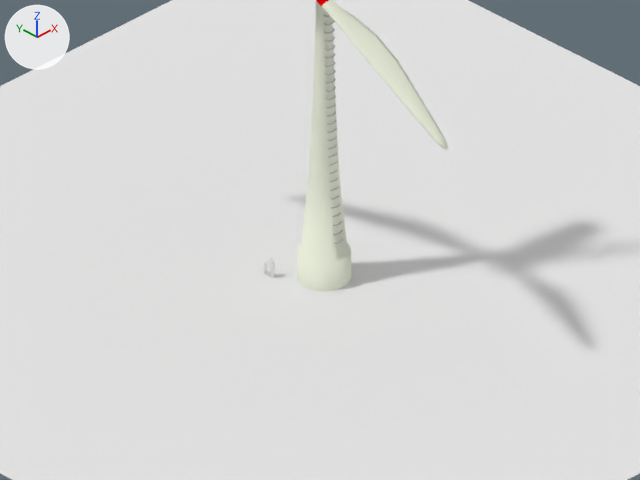
The Blender file trunk/data/models/windpower2.blend: old version first, new version second.
Camera for both pictures: the file's camera 'Camera'. Lighting does not change. The marker at upper left points along +X, +Y and +Z.

The scene before the commit, as lines of its bpy script (objects in view):
```python
me_cylinder_002 = bpy.data.meshes.new('Cylinder.002')
me_cylinder_002.from_pydata(...)  # 209 vertices, 208 faces; spans x -0.51..0.51, y -0.51..1.26, z -0.77..11.81
me_cylinder_002.polygons.foreach_set('use_smooth', [True] * 208)
# faces by material slot: [192, 16]
me_cylinder_002.materials.append(mat_windmillwhite)  # white #eef2df
me_cylinder_002.materials.append(mat_redband)  # red #ff0000
me_mesh = bpy.data.meshes.new('Mesh')
me_mesh.from_pydata(...)  # 144 vertices, 128 faces; spans x -1.09..1.09, y -1.09..1.09, z -14.45..0.04
me_mesh.polygons.foreach_set('use_smooth', [True] * 128)
me_mesh.materials.append(mat_windmillwhite)  # white #eef2df
me_plane = bpy.data.meshes.new('Plane')
me_plane.from_pydata([(5.0, 5.0, 0.0), (5.0, -5.0, 0.0), (-5.0, -5.0, 0.0), (-5.0, 5.0, 0.0)], [], [(0, 3, 2, 1)])
me_plane.materials.append(mat_material_001)  # white #e7e7e7
ob_cylinder_002 = bpy.data.objects.new('Cylinder.002', me_cylinder_002)
ob_cylinder_002.location = (-1.44, -0.85, 14.64)
ob_cylinder_002.rotation_euler = (-3.142, 1.047, -4.712)  # degrees (-180, 60, -270)
ob_cylinder_002.scale = (0.759, 0.759, 0.759)
ob_mesh = bpy.data.objects.new('Mesh', me_mesh)
ob_mesh.location = (0.23, 0.0, 14.39)
ob_plane = bpy.data.objects.new('Plane', me_plane)
ob_plane.location = (0.0, 0.0, 0.0)
ob_plane.rotation_euler = (0.0, 0.0, -1.571)  # degrees (0, 0, -90)
ob_plane.scale = (4.0, 4.0, 4.0)
```
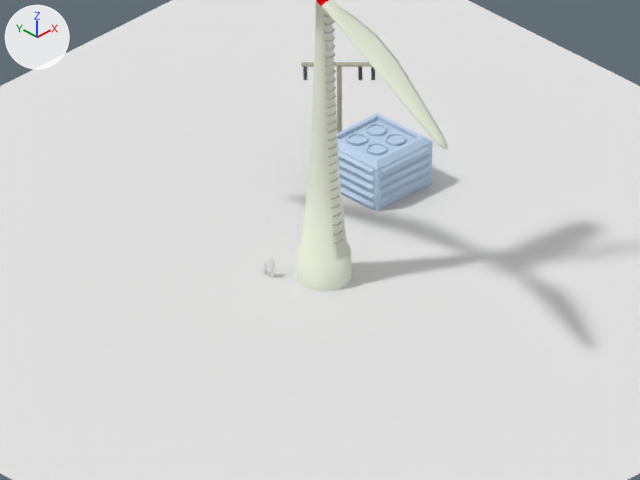
Changed parts and their boxes [x1, y1, x2, y2] in the pictures (640 x 480 px):
'trafohaus', added (blue): after [337, 113, 432, 212]
'Strommast', added: after [301, 62, 372, 133]
'Isolator.003', added: after [303, 67, 307, 80]
'Isolator.001', added: after [358, 67, 362, 80]
'Isolator.002', added: after [371, 67, 375, 80]

The change in detail:
Material 'Material.002' (mat_material_002) is new.
Its base color is (0.47, 0.442, 0.336) (grey #b6b19d).
Material 'Material.003' (mat_material_003) is new.
Its base color is (0.157, 0.157, 0.157) (dark grey #6e6e6e).
Material 'Powergenerator' (mat_powergenerator) is new.
Its base color is (0.525, 0.671, 0.846) (blue #c0d6ed).
Mesh me_cylinder_005 is new.
It has 100 vertices, 128 faces and spans x -0.87..0.87, y -0.08..0.08, z -1.19..1.19.
It uses material mat_material_002 (grey #b6b19d).
Mesh me_cylinder_006 is new.
It has 408 vertices, 576 faces and spans x -4.0..4.0, y -4.0..4.0, z -12.2..12.2.
It uses material mat_material_003 (dark grey #6e6e6e).
Mesh me_cylinder_003 is new.
It has 408 vertices, 576 faces and spans x -4.0..4.0, y -4.0..4.0, z -12.2..12.2.
It uses material mat_material_003 (dark grey #6e6e6e).
Mesh me_cylinder_004 is new.
It has 408 vertices, 576 faces and spans x -4.0..4.0, y -4.0..4.0, z -12.2..12.2.
It uses material mat_material_003 (dark grey #6e6e6e).
Mesh me_cylinder_001 is new.
It has 310 vertices, 333 faces and spans x -2.2..1.05, y -1.11..2.23, z -8.87..0.51.
It uses material mat_powergenerator (blue #c0d6ed).
Object 'Isolator.003' (ob_isolator_003) is new; it shows me_cylinder_006.
Its parent is ob_strommast.
Its matrix parent inverse is Matrix(((0.403, -0.403, 0.0, 0.00676), (0.403, 0.403, 0.0, -8.042), (0.0, 0.0, 0.569, -1.157), (0.0, 0.0, 0.0, 1.0))).
Its location is (9.024, 10.96, 3.664).
Its rotation in degrees is (0, 0, 225).
Its scale is (0.0196, 0.0196, 0.0273).
Object 'Strommast' (ob_strommast) is new; it shows me_cylinder_005.
Its location is (7.77, 6.68, 2.03).
Its rotation in degrees is (0, 0, 315).
Its scale is (1.76, 1.76, 1.76).
Object 'Isolator.002' (ob_isolator_002) is new; it shows me_cylinder_003.
Its parent is ob_strommast.
Its matrix parent inverse is Matrix(((0.403, -0.403, 0.0, 0.00676), (0.403, 0.403, 0.0, -8.042), (0.0, 0.0, 0.569, -1.157), (0.0, 0.0, 0.0, 1.0))).
Its location is (10.95, 9.041, 3.664).
Its rotation in degrees is (0, 0, 225).
Its scale is (0.0196, 0.0196, 0.0273).
Object 'Isolator.001' (ob_isolator_001) is new; it shows me_cylinder_004.
Its parent is ob_strommast.
Its matrix parent inverse is Matrix(((0.403, -0.403, 0.0, 0.00676), (0.403, 0.403, 0.0, -8.042), (0.0, 0.0, 0.569, -1.157), (0.0, 0.0, 0.0, 1.0))).
Its location is (10.58, 9.408, 3.664).
Its rotation in degrees is (0, 0, 225).
Its scale is (0.0196, 0.0196, 0.0273).
Object 'trafohaus' (ob_trafohaus) is new; it shows me_cylinder_001.
Its location is (7.53, 3.23, 2.06).
Its scale is (1.0, 1.0, 0.237).
